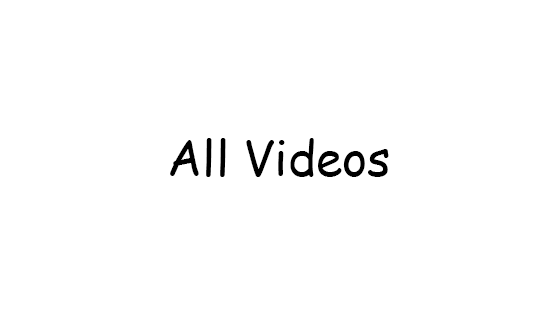
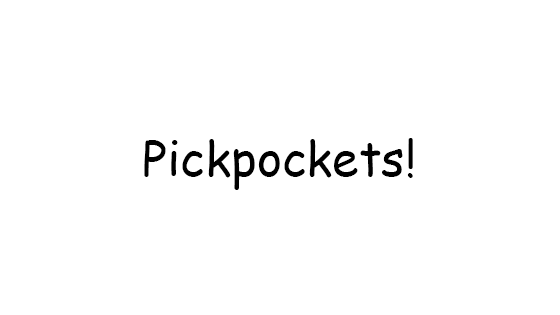
The second 560 x 315 image is a revision of the first. Changes to its layers:
added layer "Pickpockets!" above "All Videos" over [144, 138, 413, 190]
hid "All Videos" over [170, 138, 389, 177]
